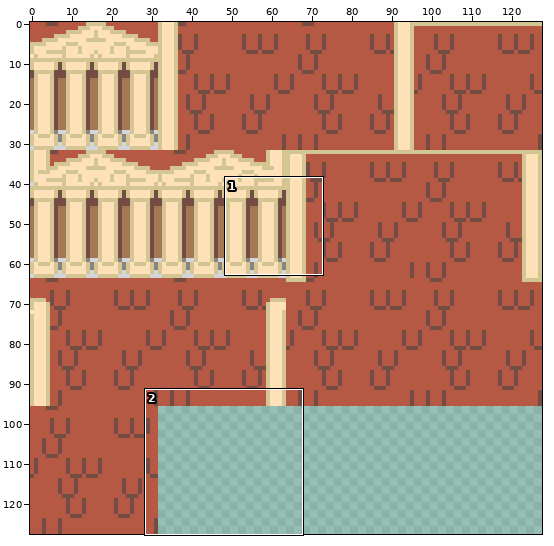
Sprite sheet, stored at Sprites/Tiles/RomanHouseTile.png. The picture above shows the old version from afar; the outline marks the close-up.
Close-up. Before:
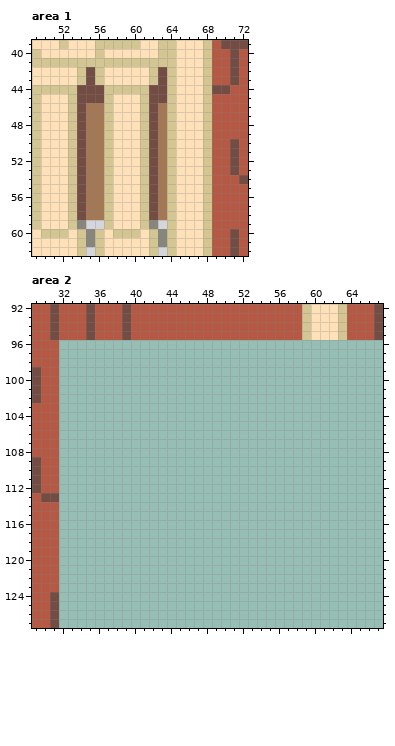
The file is 128x128 pixels. Shown: area 1: x 49..72, y 39..62; area 2: x 29..67, y 92..127. The commit also changed other parts of the picture, which this record leaves out.
New version:
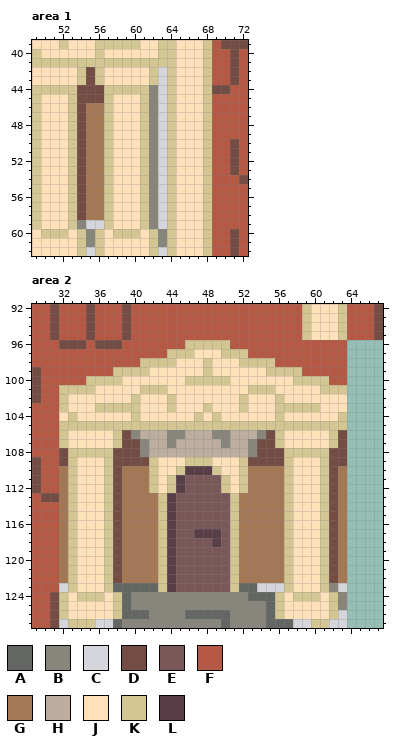
Palette (. is transparent): A #636663  B #87857c  C #d5d6db  D #734c44  E #7a5859  F #b55945  G #a57855  H #bcad9f  J #fee1b8  K #d4c692  L #593e47
From old to new:
--- area 1
@@ x 60..65 @@
 41 KKKKKJ
-42 JJKDKJ
-43 JJKDKJ
-44 KKDDKJ
-45 JKDDKJ
-46 JKDGKJ
-47 JKDGKJ
-48 JKDGKJ
-49 JKDGKJ
-50 JKDGKJ
-51 JKDGKJ
-52 JKDGKJ
-53 JKDGKJ
-54 JKDGKJ
-55 JKDGKJ
-56 JKDGKJ
-57 JKDGKJ
-58 JKDGKJ
+42 JJKCKJ
+43 JJKCKJ
+44 KKBCKJ
+45 JKBCKJ
+46 JKBCKJ
+47 JKBCKJ
+48 JKBCKJ
+49 JKBCKJ
+50 JKBCKJ
+51 JKBCKJ
+52 JKBCKJ
+53 JKBCKJ
+54 JKBCKJ
+55 JKBCKJ
+56 JKBCKJ
+57 JKBCKJ
+58 JKBCKJ
 59 JKBCKJ
--- area 2
@@ x 29..67 @@
  95 FFDFFFDFFFDFFFFFFFFFFFFFFFFFFFKJJJKFFFD
- 96 FFF....................................
- 97 FFF....................................
- 98 FFF....................................
- 99 DFF....................................
-100 DFF....................................
-101 DFF....................................
-102 DFF....................................
-103 FFF....................................
-104 FFF....................................
-105 FFF....................................
-106 FFF....................................
-107 FFF....................................
-108 FFF....................................
-109 DFF....................................
-110 DFF....................................
-111 DFF....................................
-112 DFF....................................
-113 FDD....................................
-114 FFF....................................
-115 FFF....................................
-116 FFF....................................
-117 FFF....................................
-118 FFF....................................
-119 FFF....................................
-120 FFF....................................
-121 FFF....................................
-122 FFF....................................
-123 FFF....................................
-124 FFD....................................
-125 FFD....................................
-126 FFD....................................
-127 FFD....................................
+ 96 FFFDDDFDDDFFFFFFFKKKKKFFFFFFFFFFFFF....
+ 97 FFFFFFFFFFFFFFFKKKJJJKKKFFFFFFFFFFF....
+ 98 FFFFFFFFFFFFKKKKJJJKJJJKKKKFFFFFFFF....
+ 99 DFFFFFFFFKKKKJJJJJJKJJJJJJKKKKFFFFF....
+100 DFFFFFKKKKJJJJJJJKKKKKJJJJJJJKKKKFF....
+101 DFFKKKKJJJJJKKKJJJJJJJJJKKKJJJJJKKK....
+102 DFFKJJJJJJJKJJJKJJJJJJJKJJJKJJJJJJJ....
+103 FFFKJJJKKKKKJJJKJJJKJJJKJJJKKKKKJJJ....
+104 FFFJKJJJJJJKJJJJJJKJKJJJJJJKJJJJJJK....
+105 FFFKKKKKKKKKKKKKKKKKKKKKKKKKKKKKKKK....
+106 FFFKJJJJJKDBHHHBBHHHBBHHHBDKJJJJJKD....
+107 FFFKJJJJJKDDBHHBHHHHHBHHBDDKJJJJJKD....
+108 FFFDKKKKKDDDBHHHHHHHHHHHBDDDKKKKKDD....
+109 DFFDKJJJKDDDDKJJJKKKJJJKDDDDKJJJKDD....
+110 DFFGKJJJKDGGGKJJKLLLKJJKGGGGKJJJKDG....
+111 DFFGKJJJKDGGGKJKLEEEEKJKGGGGKJJJKDG....
+112 DFFGKJJJKDGGGKJKLEEEEKJKGGGGKJJJKDG....
+113 FDDGKJJJKDGGGGKLEEEEEEKGGGGGKJJJKDG....
+114 FFFGKJJJKDGGGGKLEEEEEEKGGGGGKJJJKDG....
+115 FFFGKJJJKDGGGGKLEEEEEEKGGGGGKJJJKDG....
+116 FFFGKJJJKDGGGGKLEEEEEEKGGGGGKJJJKDG....
+117 FFFGKJJJKDGGGGKLEELLLEKGGGGGKJJJKDG....
+118 FFFGKJJJKDGGGGKLEEEELEKGGGGGKJJJKDG....
+119 FFFGKJJJKDGGGGKLEEEEEEKGGGGGKJJJKDG....
+120 FFFGKJJJKDGGGGKLEEEEEEKGGGGGKJJJKDG....
+121 FFFGKJJJKDGGGGKLEEEEEEKGGGGGKJJJKDG....
+122 FFFGKJJJKDGGGGKLEEEEEEKGGGGGKJJJKDG....
+123 FFFCKJJJKAAAAAKLEEEEEEKAACCCKJJJKBC....
+124 FFDKJKKKJKABBBBBBBBBBBBBAAAKJKKKJKB....
+125 FFDKJJJJJKABBBBBBBBBBBBBBBAKJJJJJKB....
+126 FFDKJJJJJKAAABBBBAAAAABBBBAKJJJJJKC....
+127 FFDCKKKCCABBBBBBBBBBBABBBBAAACCKKCC....
